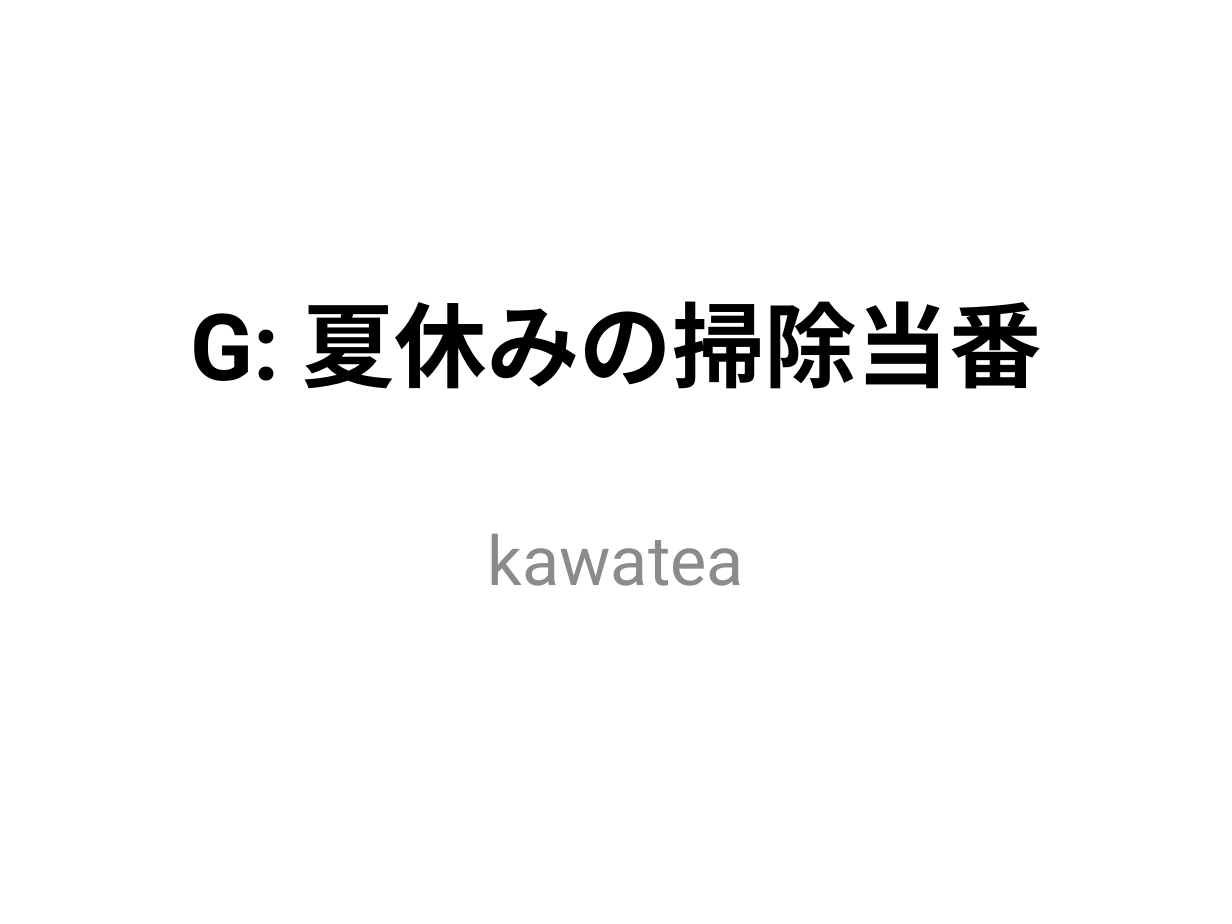
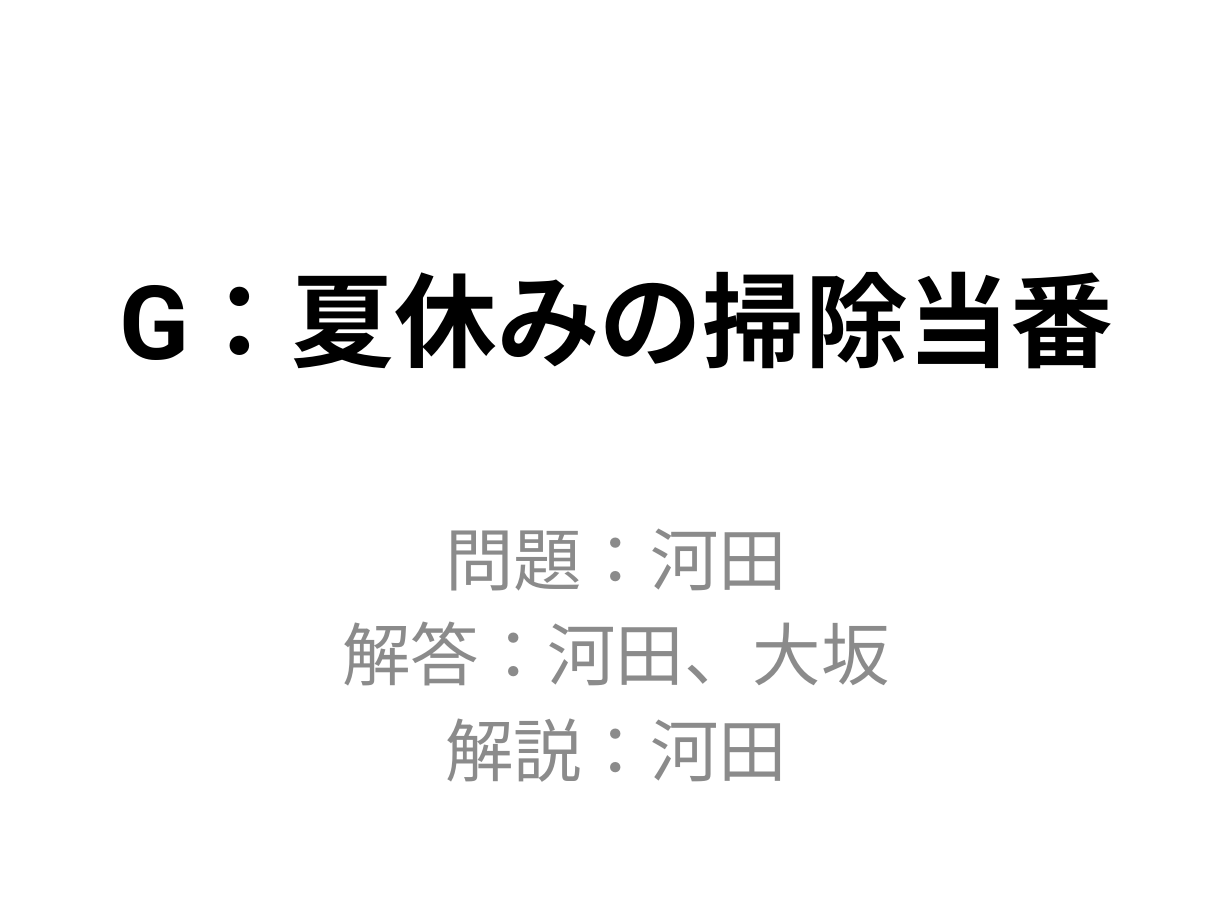
Before and after one commit to utpcjp/utpcjp.github.com, a slide deck: slide 1 of 2013/slides/G.pptx. Drawn at 1232x924 pixels with LibreOffice and Linux fonts; fonts in the diff are those of the drawing. Boxes give left, top, right and bottom in pixels: in the first picture for what was removed or moved away, otherwise in the second. Text is boxed around its words. In the diff, an @@ line names an element or a change of style, - is before the commit and + after.

```diff
--- a/2013/slides/G.pptx
+++ b/2013/slides/G.pptx
@@ title at (x1=119, y1=271, x2=1113, y2=369): text changed; size 54 to 60 pt @@
-G: 夏休みの掃除当番
+G：夏休みの掃除当番
@@ subtitle at (x1=342, y1=529, x2=889, y2=782): text changed @@
-kawatea
+問題：河田
+解答：河田、大坂
+解説：河田
```
Also in this commit, not shown: 3 other slides changed, 5 slides added, 1 slide removed, 6 other files.
